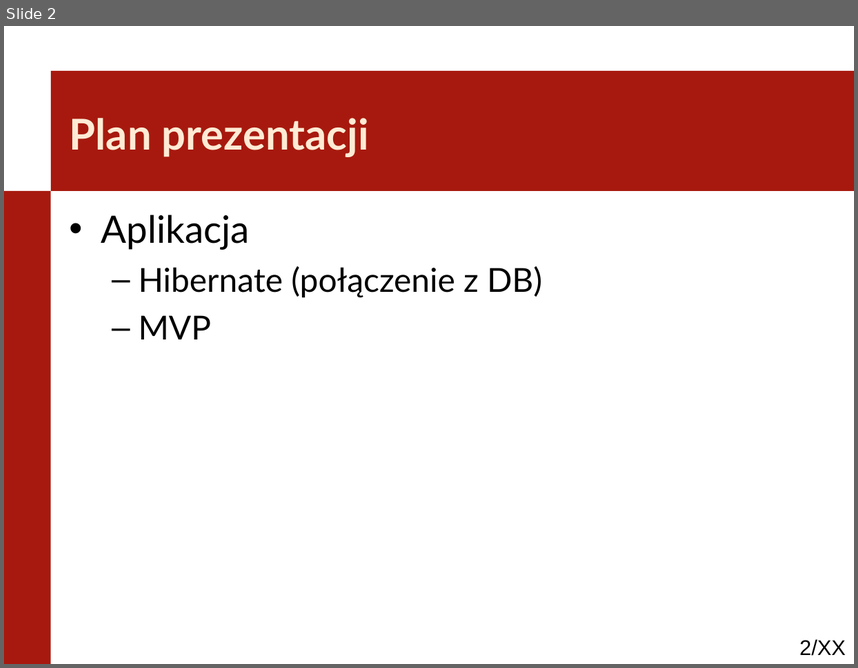
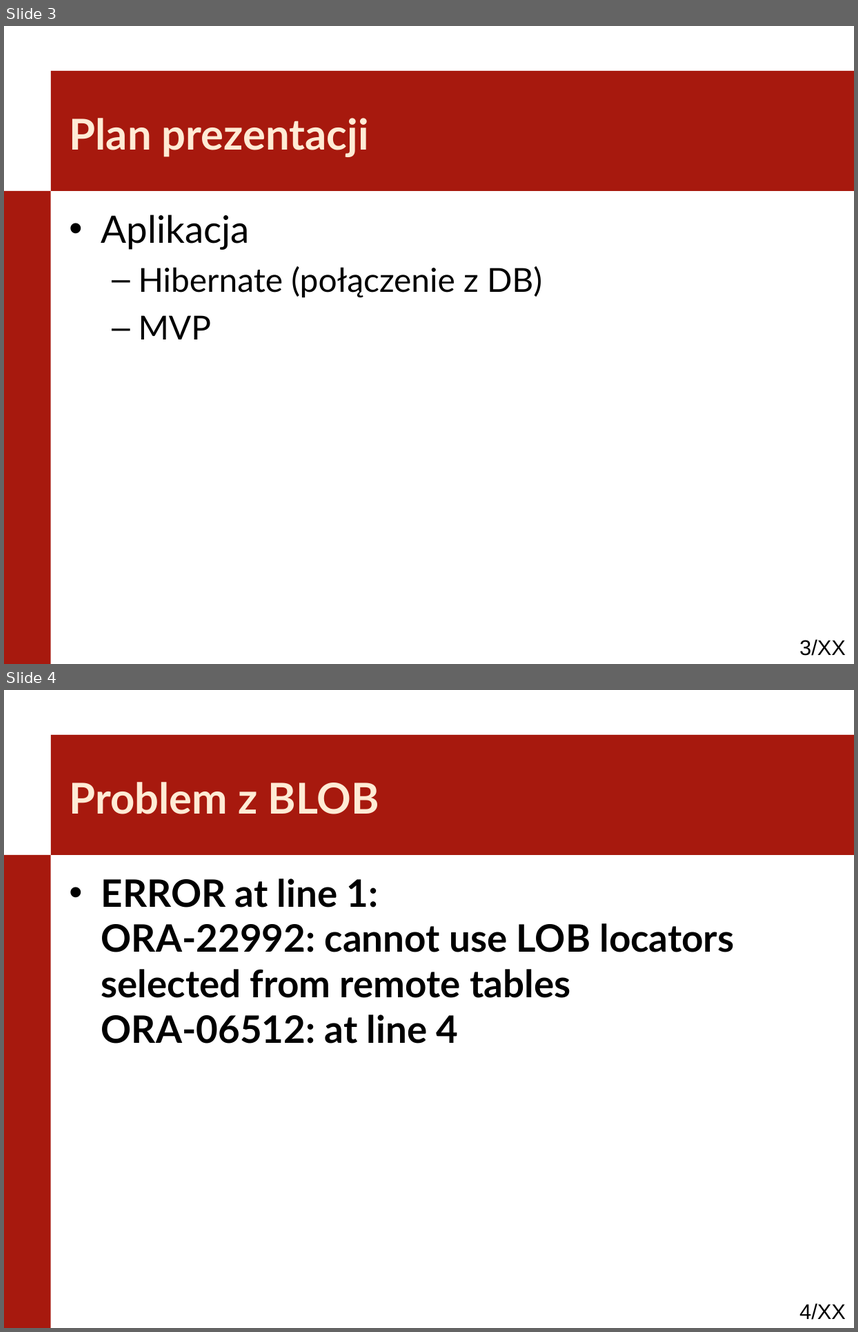
Before and after one commit to kaczanmo/projekt_bd_2013, a slide deck: prezentacja_4/prezentacja_4.ppt. Shown one above the other, each under a label of ours: slide 2 before the commit, slides 3 and 4 after it. The pictures are 858x668 and 858x1332 pixels, drawn with LibreOffice and Linux fonts; fonts in the diff are those of the drawing; background and template pictures are left out. Boxes give left, top, right and bottom in pixels: in the first picture for what was removed or moved away, otherwise in the second. Text is boxed around its words. In the diff, an @@ line names an element or a change of style, - is before the commit and + after.

Commit message:
program prawie gotowy, replikacja uwzględnia obrazy w formacie BLOB, troche było ciężko bo wg Oracla w replikacji nie mogą być BLOBy i dlatego trzeba replikować dane do tabeli tmp i potem wydobywać rekordy za pomocą widoku, ale działa wszystko ok tylko już dla kilku obrazów do 100kB czuć spowolnienie podczas odświeżania widoku tabeli

```diff
--- a/prezentacja_4/prezentacja_4.ppt
+++ b/prezentacja_4/prezentacja_4.ppt
@@ slide 4 added at [4, 690, 854, 1328], background #FFFFFF; not listed: 3 template elements that a slide beside it also shows @@
@@ title added at [70, 782, 379, 814], 36 pt, text #FFEBD5, bold @@
+Problem z BLOB
@@ text added at [101, 878, 734, 1043], 32 pt, text #000000, bold @@
+• ERROR at line 1:
+  ORA-22992: cannot use LOB locators selected from remote tables
+  ORA-06512: at line 4
@@ what was slide 2 is now slide 3 @@
@@ page number at [800, 639, 846, 655]: text changed @@
-2/XX
+3/XX
```
Also in this commit, not shown: 1 slide changed, 1 other slide added, 43 other files.
